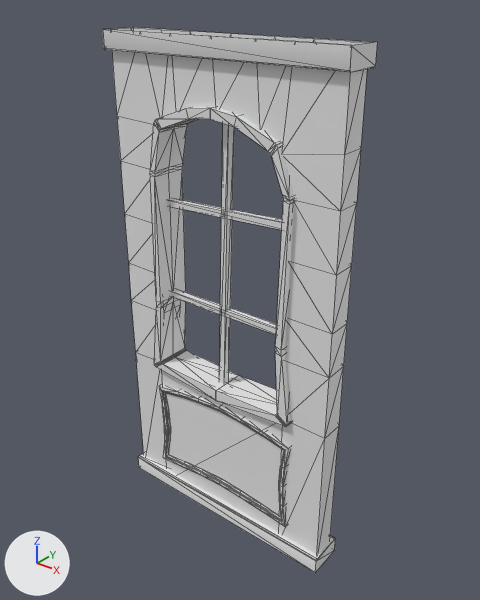
The FBX model Assets/Imports/FBX/Structure/WALL_WINDOW_EXT.fbx, before and after one commit.
Rendered twice from a camera (50 mm lens) standing at (2.98, -3.57, 4.34) and looking at (0.05, 0.09, 2.07). Lighting does not change. The marker at lower left points along +X, +Y and +Z. Mesh edges are drawn as thin lines. Vertices at the same position are counted once.
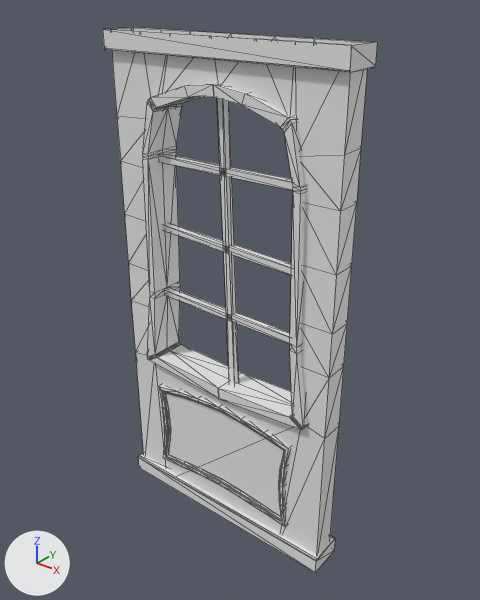
The newer file is also turned or shifted as a whole; pictures and numbers use the older file's frame.

Pixel boxes [x1, y1, x2, y2] of what changed, in the pictures (480 x 600 px; the box of a moved part takes in the faces that stretch with it):
part 1 of me_mesh, moved or reshaped
    before: [150, 107, 239, 401]
    after: [143, 84, 241, 399]
part 2 of me_mesh, moved or reshaped
    before: [171, 288, 276, 335]
    after: [160, 154, 293, 190]
part 3 of me_mesh, moved or reshaped
    before: [219, 123, 234, 384]
    after: [217, 98, 239, 384]
part 4 of me_mesh, rebuilt (12% wider, 8% taller)
    before: [210, 107, 294, 427]
    after: [213, 84, 307, 430]
part 5 of me_mesh, deleted
    before: [167, 198, 282, 230]
part 6 of me_mesh, built on
    both: [117, 28, 352, 535]

What changed in the scene script:
```text
Change me_mesh:
    used by ob_box004; location = (0.0, 0.0, 0.0)
    remove me_mesh.from_pydata(...)  # 1324 vertices, 2490 faces; spans x -1.02..1.02, y -0.15..0.15, z 0.0..4.0
    add me_mesh.from_pydata(...)  # 1332 vertices, 2498 faces; spans x -1.02..1.03, y -0.15..0.15, z 0.0..4.0
    me_mesh part 1: the loose piece of 96 vertices spanning x -0.71..0.03, y -0.15..0.15, z 1.23..3.56 is scaled about its middle by (1.16, 1, 1.05), then moved by (-0.02, 0.0, 0.09)
    me_mesh part 2: the loose piece of 8 vertices spanning x -0.67..0.68, y -0.03..0.03, z 1.95..2.01 is scaled about its middle by (1.03, 1, 0.996), then moved by (0.04, 0.0, 1.12)
    me_mesh part 3: the loose piece of 8 vertices spanning x -0.07..0.05, y -0.03..0.03, z 1.27..3.5 is turned -4.1 degrees about the y axis through its middle and scaled by 1.06, then moved by (0.03, 0.0, 0.09)
    me_mesh part 4: the loose piece of 96 vertices spanning x -0.01..0.7, y -0.15..0.15, z 1.23..3.56 is rebuilt with 96 vertices and now spans x -0.03..0.84, y -0.15..0.15, z 1.26..3.71
    me_mesh part 5: the loose piece of 8 vertices spanning x -0.67..0.68, y -0.03..0.03, z 2.73..2.85 is deleted
    me_mesh part 6
    4 vertices in x -0.61..-0.6, y -0.1..0.1, z 2.16..2.59 move by (-0.07, 0.0, 0.0)
    26 vertices move from x -0.67..0.64, y -0.1..0.1, z 1.3..3.51 to x -0.75..0.79, y -0.1..0.1, z 1.34..3.68
    8 vertices are added at x -0.68..0.72, y -0.03, z 1.92..2.57
    8 new vertices lie (0.0, 0.06, 0.0) away from vertices in x -0.68..0.72, y -0.03, z 1.92..2.57
    16 new faces join them
```
